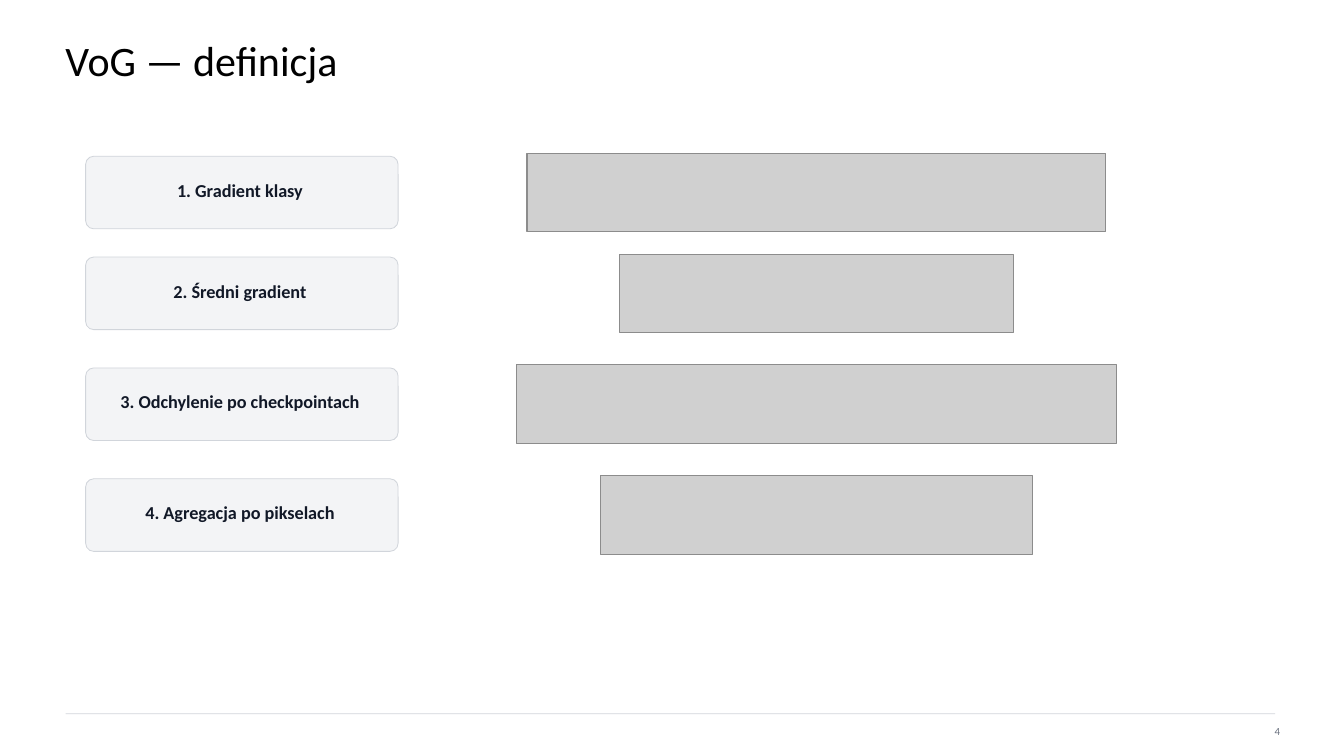
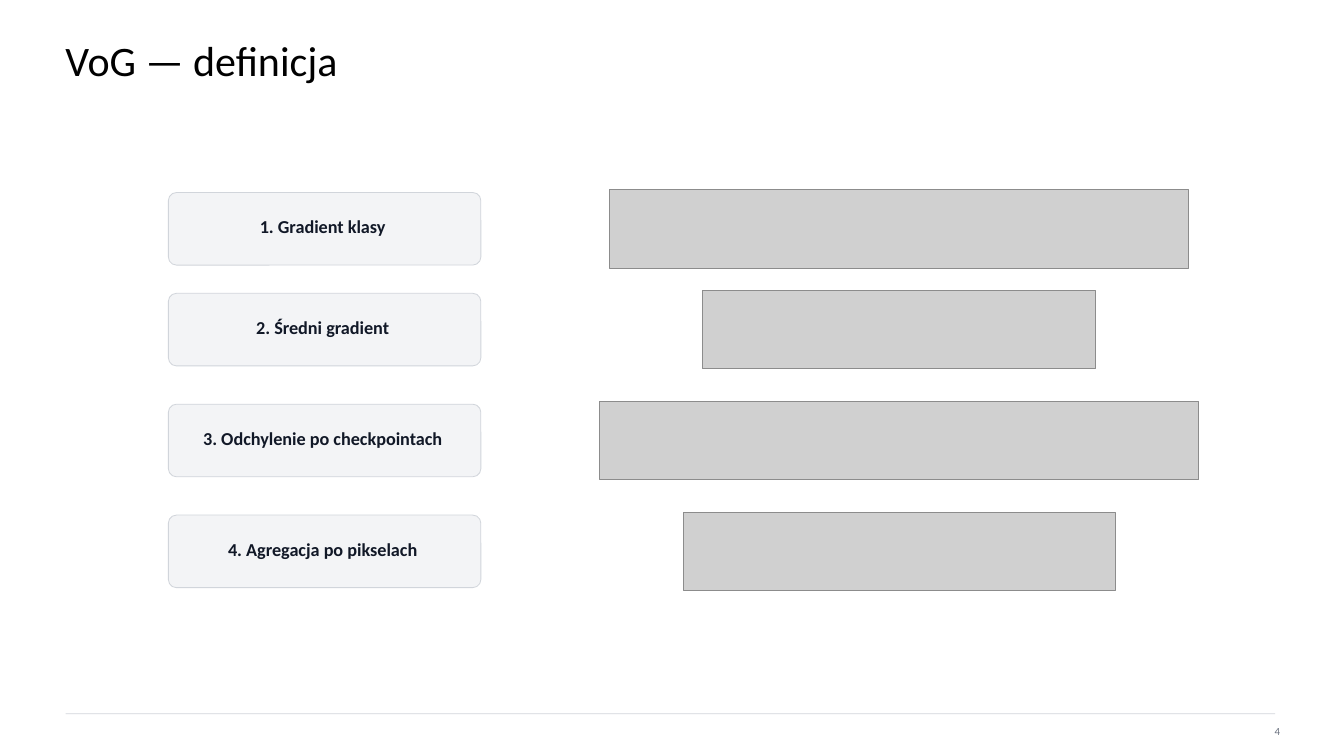
Before and after one commit to Fichey/Impact-of-Data-Ranking-on-Training-Dynamics, a slide deck: slide 3 of VoG_Impact_Data_Ranking_presentation.pptx. Drawn at 1344x756 pixels with LibreOffice and Linux fonts; fonts in the diff are those of the drawing; grey boxes stand for pictures. Boxes give left, top, right and bottom in pixels: in the first picture for what was removed or moved away, otherwise in the second. Text is boxed around its words. In the diff, an @@ line names an element or a change of style, - is before the commit and + after.

```diff
--- a/VoG_Impact_Data_Ranking_presentation.pptx
+++ b/VoG_Impact_Data_Ranking_presentation.pptx
@@ 4 rounded rectangles: place and size @@
-4 rounded rectangles at (86, 156, 398, 552)
+4 rounded rectangles at (168, 193, 481, 588)
@@ 4 pictures, 4 texts: place and size @@
-4 pictures, 4 texts at (120, 153, 1117, 555)
+4 pictures, 4 texts at (203, 190, 1200, 591)
```
Also in this commit, not shown: 5 other slides changed, 3 slides added, 5 slides removed.
